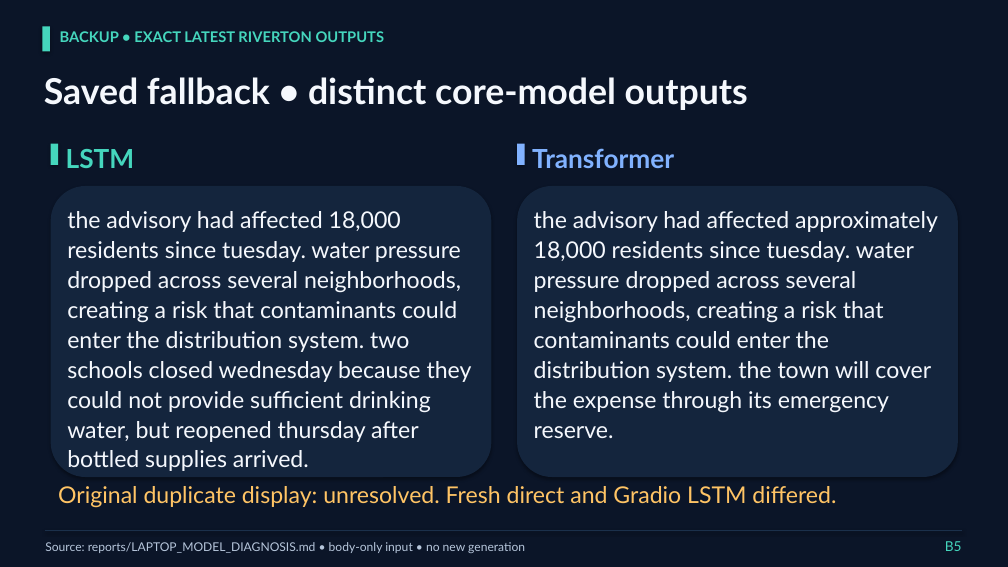
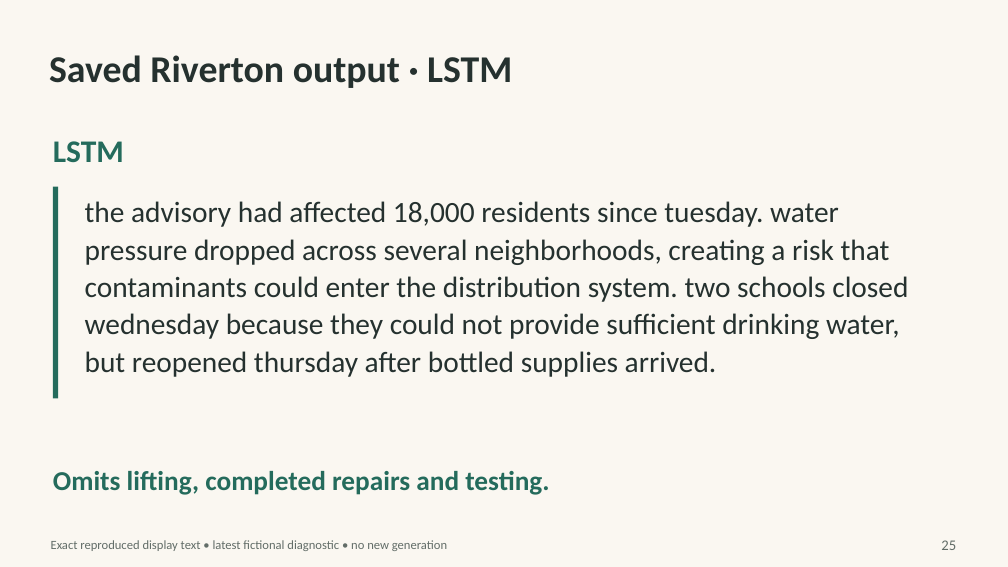
Before and after one commit to bam-maker/benchmarking-summarizer-models, a slide deck: slide 25 of presentation/Comparing_Neural_Models_for_News_Summarization.pptx (slide 15 before the commit). Drawn at 1008x567 pixels with LibreOffice and Linux fonts; fonts in the diff are those of the drawing. Boxes give left, top, right and bottom in pixels: in the first picture for what was removed or moved away, otherwise in the second. Text is boxed around its words. In the diff, an @@ line names an element or a change of style, - is before the commit and + after.

Commit message:
Redesign summarization presentation with clearer model explanations

```diff
--- a/presentation/Comparing_Neural_Models_for_News_Summarization.pptx
+++ b/presentation/Comparing_Neural_Models_for_News_Summarization.pptx
@@ background #0B1528 to #FAF7F1 @@
@@ rectangle removed at (42,26,50,51) @@
@@ text added at (49,55,512,88), 36 pt, text #25312F, bold @@
+Saved Riverton output · LSTM
@@ text removed at (60,31,385,42) @@
-BACKUP • EXACT LATEST RIVERTON OUTPUTS
@@ text removed at (44,77,748,110) @@
-Saved fallback • distinct core-model outputs
@@ rectangle removed at (51,144,58,165) @@
@@ text "LSTM": place and size @@
-text "LSTM" at (66,149,135,168)
+text "LSTM" at (53,141,124,162)
@@ text "LSTM" at (53,141,124,162): size 25 to 30 pt, font Lato to Calibri, text colour #45D6BD to #246B5C; line spacing 1.08 to 1.06 @@
@@ rectangle removed at (517,144,525,165) @@
@@ text removed at (532,148,674,168) @@
-Transformer
@@ rounded rectangle removed at (51,186,492,477) @@
@@ rectangle added at (53,187,58,399), fill #246B5C @@
@@ text "the advisory had affected 18,000 ...": place and size @@
-text "the advisory had affected 18,000 ..." at (67,211,472,471)
+text "the advisory had affected 18,000 ..." at (85,201,908,377)
@@ text "the advisory had affected 18,000 ..." at (85,201,908,377): size 22 to 28 pt, font Lato to Calibri, text colour #F5F8FD to #25312F; line spacing 1.08 to 1.06 @@
@@ rounded rectangle removed at (517,186,958,477) @@
@@ text removed at (534,211,938,438) @@
-the advisory had affected approximately 18,000 residents since tuesday. water pressure dropped across several neighborhoods, creating a risk that contaminants could enter the distribution system. the town will cover the expense through its emergency reserve.
@@ text added at (53,471,549,495), 26 pt, text #246B5C, bold @@
+Omits lifting, completed repairs and testing.
@@ text removed at (58,486,836,508) @@
-Original duplicate display: unresolved. Fresh direct and Gradio LSTM differed.
@@ line removed from (45, 531) to (963, 531) @@
@@ text at (51,540,447,551): text changed; size 11.5 to 12 pt; font Lato to Calibri; text colour #B5C5DA to #626D68 @@
-Source: reports/LAPTOP_MODEL_DIAGNOSIS.md • body-only input • no new generation
+Exact reproduced display text • latest fictional diagnostic • no new generation
@@ text added at (941,540,956,550), 14 pt, text #626D68 @@
+25
@@ text removed at (945,541,962,551) @@
-B5
```
Also in this commit, not shown: 6 other slides changed, 24 slides added, 11 slides removed, 51 other files.
